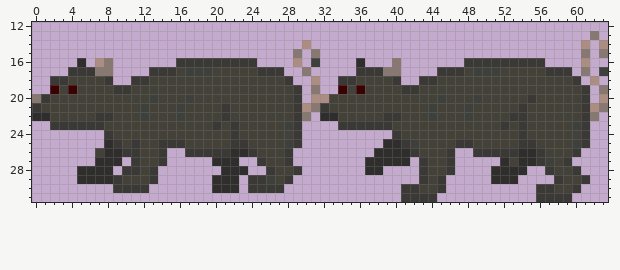
Pixel-art sprite, stored at assets/sprites/rato/running.png. Above is the file before it was changed.
The file is 64x32 pixels. Colours within 5 levels of each other are drawn and written as one. Shown: x 0..63, y 12..31.
New version:
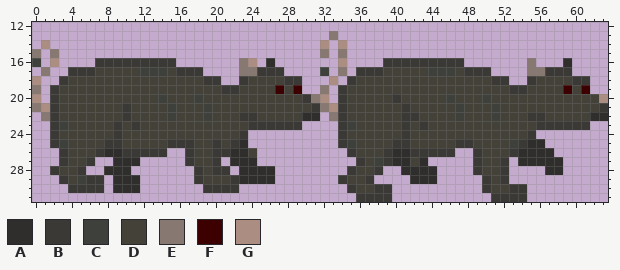
Palette (. is transparent): A #2f2e2c  B #3b3935  C #3d403b  D #444139  E #877872  F #3c0000  G #ab8d82
Edits made:
@@ x 0..63 @@
 12 ................................................................
-13 ..............................................................E.
-14 ..............................G..............................G.G
-15 .............................E.E.............................E.E
-16 .....A.GE.......BBBBBBBBB....G.C....A...E.......BBBBBBBBB....G..
-17 ....BBBEE....BBBDCCCDDDDDBBB..E.....BBBEE....BBBDCCCDDDDDBBB.E.C
-18 ..BBDDDDB..BBDDDDDDDDDDDDDDDB..G..BBDDDDB..BBDDDDDDDDDDDDDDDB.G.
-19 ..FDFDDDDBBDDDDDDDDDDDDDDDDDDB.E..FDFDDDDBBDDDDDDDDDDDDDDDDDDB.E
-20 EBDDDDDDDDDDDCDDDCDDDDDDDDDDDB.GGDDDDDDDDDDDDCDDDCDDDDDBDDDDDB.G
-21 BDDDDDDDDDDDCDDDCDDDDBDDDDDDDBGEBDDDDDDDDDDDCDDDCDDDDDBDDDDDDBGE
-22 AADDDDDBBDDDCDDDCDDDDBDDDDDDDBE.AADDDDDBBDDDCDDDCDDDDBBDDDDDDBE.
-23 ..BBBBBBDDDDDDDDDDDDBDBDDDDDCB....BBBBBBDDDDDDDDDDDDBDBDDDDDCB..
-24 ........BDDDDDDDDDDDDDBDDDDDDB..........BDDDDDDDDDDDDDBDDDDDDB..
-25 ........ABDBDDBBBDDDDDBBDDDDCB.........AABCDDDDBBDDDDDBBDDDDCB..
-26 .......DAABBDDB..BBBBBAABDDDB.........AAAABDDDB..BBBBBAABDDDB...
-27 .......AAA.BDDB.....AAA..BDDB........AAAAA.BDDB.....ADAABCDB....
-28 .....AAAA.BBDB.......AAA..BDDB.......AA....BDDB....AAAA..BDDB...
-29 .....AAAABDDDB......AAA.BBCDB..............BDB.....AAA....BDDB..
-30 .........BBBB.......AAA.BBBB.............BBDDB..........BBDDB...
-31 .........................................BBBB...........BBBB....
+13 .................................E..............................
+14 .G..............................G.G.............................
+15 E.E.............................E.E.............................
+16 C.G....BBBBBBBBB.......EG.A.......G....BBBBBBBBB.......E...A....
+17 .E..BBBDDDDDCCCDBBB....EEBBB....C.E.BBBDDDDDCCCDBBB....EEBBB....
+18 G..BDDDDDDDDDDDDDDDBB..BDDDDBB...G.BDDDDDDDDDDDDDDDBB..BDDDDBB..
+19 E.BDDDDDDDDDDDDDDDDDDBBDDDDFDF..E.BDDDDDDDDDDDDDDDDDDBBDDDDFDF..
+20 G.BDDDDDDDDDDDCDDDCDDDDDDDDDDDBEG.BDDDDDBDDDDDCDDDCDDDDDDDDDDDDG
+21 EGBDDDDDDDBDDDDCDDDCDDDDDDDDDDDBEGBDDDDDDBDDDDDCDDDCDDDDDDDDDDDB
+22 .EBDDDDDDDBDDDDCDDDCDDDBBDDDDDAA.EBDDDDDDBBDDDDCDDDCDDDBBDDDDDAA
+23 ..BCDDDDDBDBDDDDDDDDDDDDBBBBBB....BCDDDDDBDBDDDDDDDDDDDDBBBBBB..
+24 ..BDDDDDDBDDDDDDDDDDDDDB..........BDDDDDDBDDDDDDDDDDDDDB........
+25 ..BCDDDDBBDDDDDBBBDDBDBA..........BCDDDDBBDDDDDBBDDDDCBAA.......
+26 ...BDDDBAABBBBB..BDDBBAAD..........BDDDBAABBBBB..BDDDBAAAA......
+27 ...BDDB..AAA.....BDDB.AAA...........BDCBAADA.....BDDB.AAAAA.....
+28 ..BDDB..AAA.......BDBB.AAAA........BDDB..AAAA....BDDB....AA.....
+29 ...BDCBB.AAA......BDDDBAAAA.......BDDB....AAA.....BDB...........
+30 ....BBBB.AAA.......BBBB............BDDBB..........BDDBB.........
+31 ....................................BBBB...........BBBB.........
Boxes around the changes in both pictures, in picture pixels (x1, y1, x2, y2):
changed: (32, 31, 608, 202)
